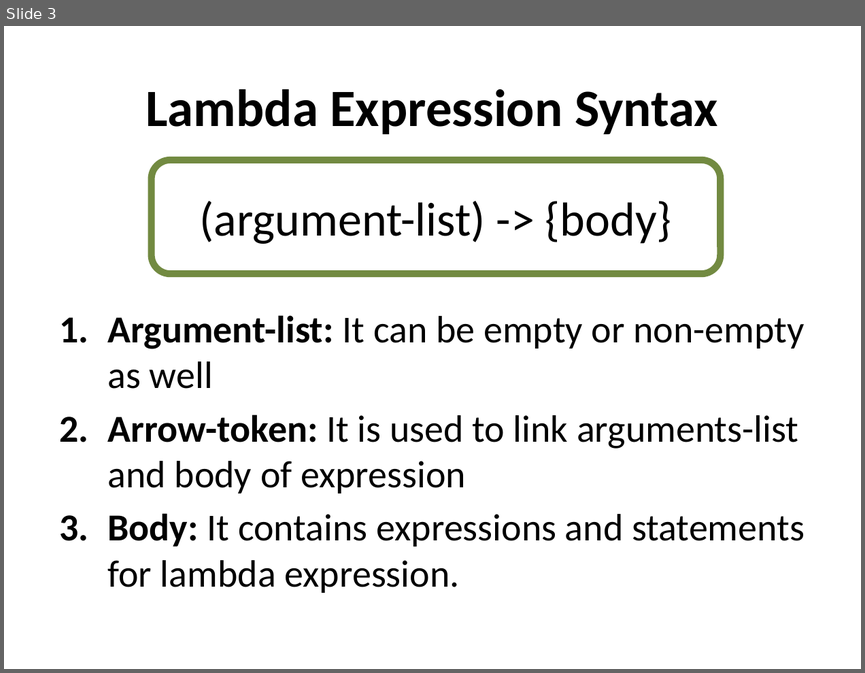
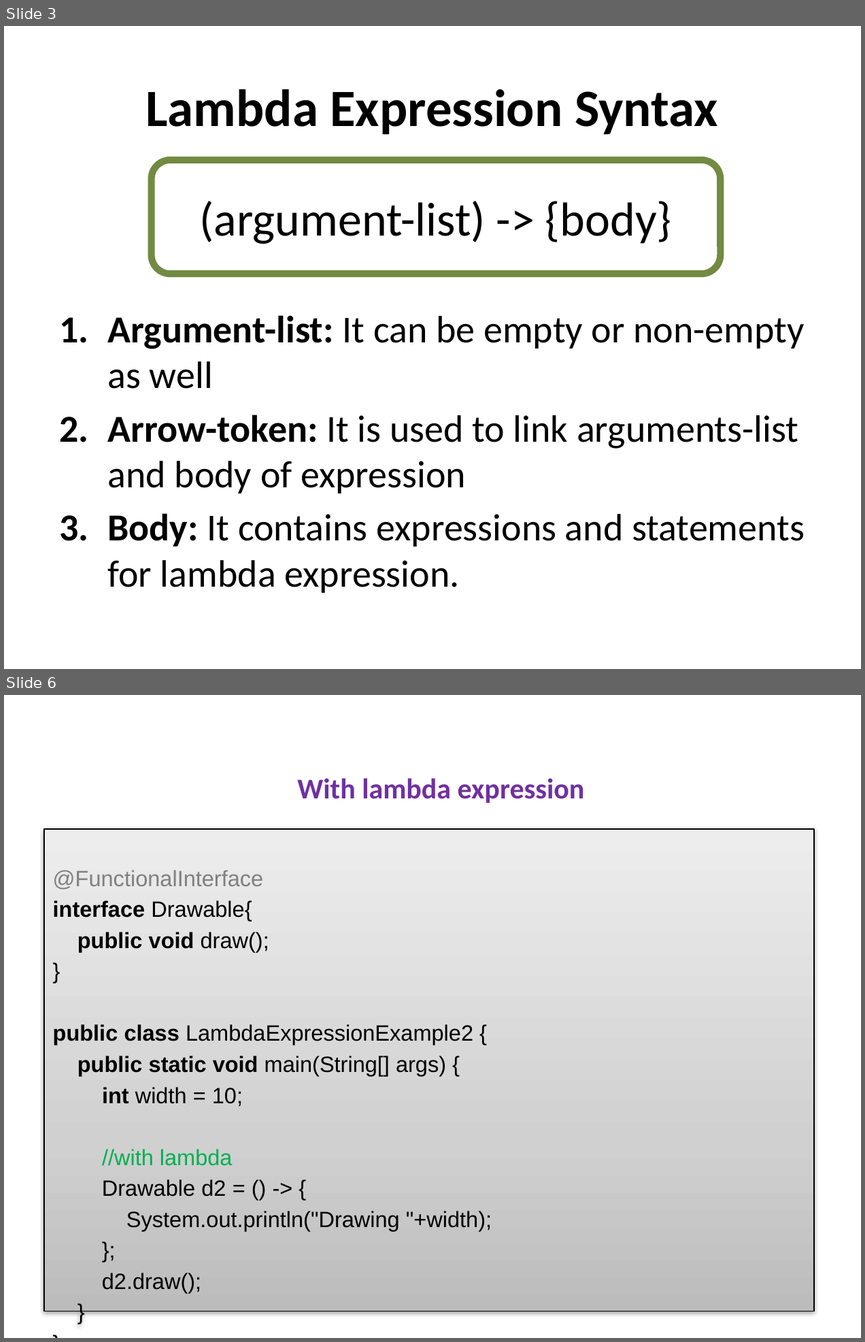
Before and after one commit to Rekklas/lambdas_presentation, a slide deck: lambdas.pptx. Shown one above the other, each under a label of ours: slide 3 before the commit, slides 3 and 6 after it; the slides between them are not shown. The pictures are 865x673 and 865x1342 pixels, drawn with LibreOffice and Linux fonts; fonts in the diff are those of the drawing. Boxes give left, top, right and bottom in pixels: in the first picture for what was removed or moved away, otherwise in the second. Text is boxed around its words. In the diff, an @@ line names an element or a change of style, - is before the commit and + after.

Commit message:
Three slides with examples added

```diff
--- a/lambdas.pptx
+++ b/lambdas.pptx
@@ slide 6 added at [4, 695, 861, 1338], background #FFFFFF @@
@@ text added at [297, 778, 585, 803], 24 pt, text #7030A0, bold @@
+With lambda expression
@@ text added at [44, 829, 814, 1311], fill gradient #BDBDBD to #D1D1D1 to #EEEEEE, outline #000000 0.75 pt, 18.6 pt, text #000000 @@
+@FunctionalInterface
+interface Drawable{
+public void draw();
+}
+public class LambdaExpressionExample2 {
+public static void main(String[] args) {
+int width = 10;
+//with lambda
+Drawable d2 = () -> {
+System.out.println("Drawing "+width);
+};
+d2.draw();
+}
+}
```
Also in this commit, not shown: 2 other slides added.
